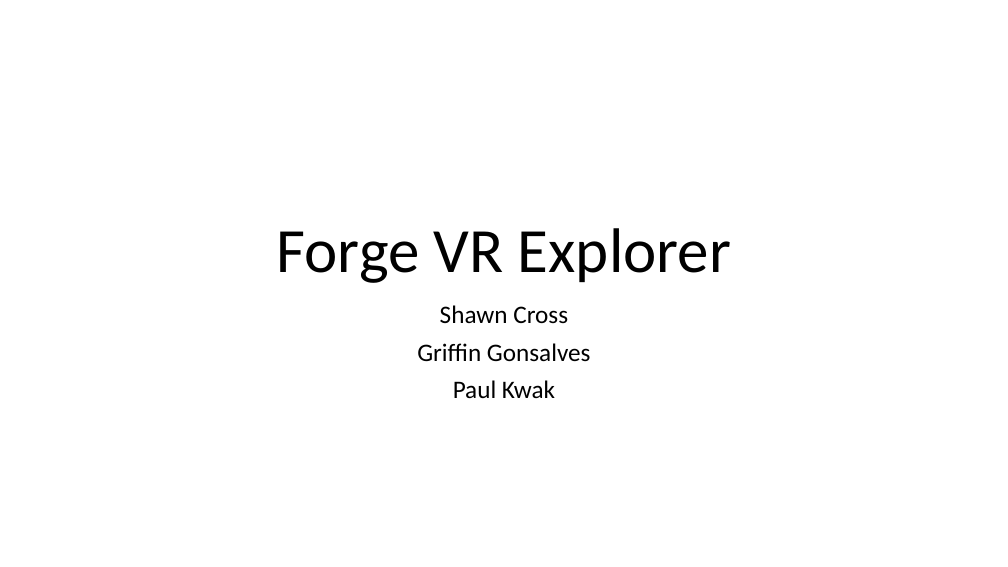
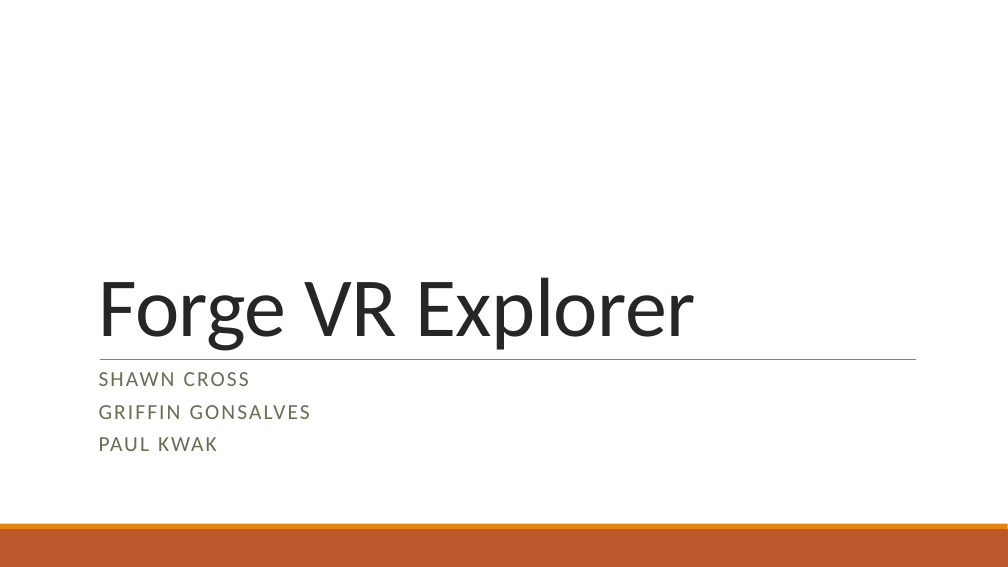
Before and after one commit to gonsalvg/Capstone-Forge-App, a slide deck: slide 1 of Progress Report/Progress report.pptx. Drawn at 1008x567 pixels with LibreOffice and Linux fonts; fonts in the diff are those of the drawing. Boxes give left, top, right and bottom in pixels: in the first picture for what was removed or moved away, otherwise in the second. Text is boxed around its words. In the diff, an @@ line names an element or a change of style, - is before the commit and + after.

```diff
--- a/Progress Report/Progress report.pptx
+++ b/Progress Report/Progress report.pptx
@@ title "Forge VR Explorer": place and size @@
-title "Forge VR Explorer" at [277,228,731,283]
+title "Forge VR Explorer" at [98,277,696,351]
@@ title "Forge VR Explorer" at [98,277,696,351]: size 60 to 80 pt, text colour #000000 to #262626, letter spacing 0 to -0.5 pt; alignment centre to left; line spacing 0.9 to 0.85 @@
@@ line added from (100, 359) to (917, 359), #808080 0.5 pt @@
@@ subtitle at [99,372,310,451]: text changed; size 24 to 20.4 pt; text colour #000000 to #637052 @@
-Shawn Cross
-Griffin Gonsalves
-Paul Kwak
+SHAWN CROSS
+GRIFFIN GONSALVES
+PAUL KWAK
@@ rectangle added at [0,529,1008,567], fill #BD582C @@
@@ rectangle added at [0,524,1008,529], fill #E48312 @@
```
Also in this commit, not shown: 32 other slides changed, 2 slides added, 1 slide removed.
